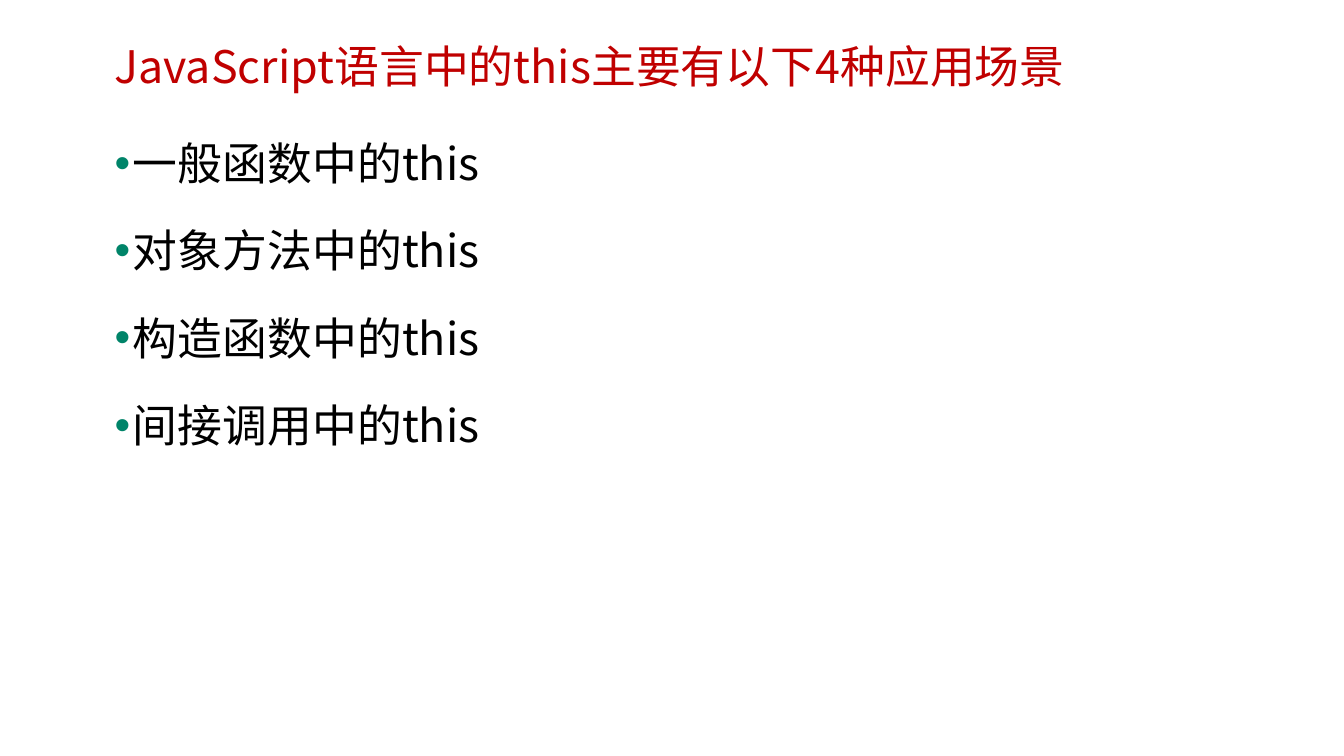
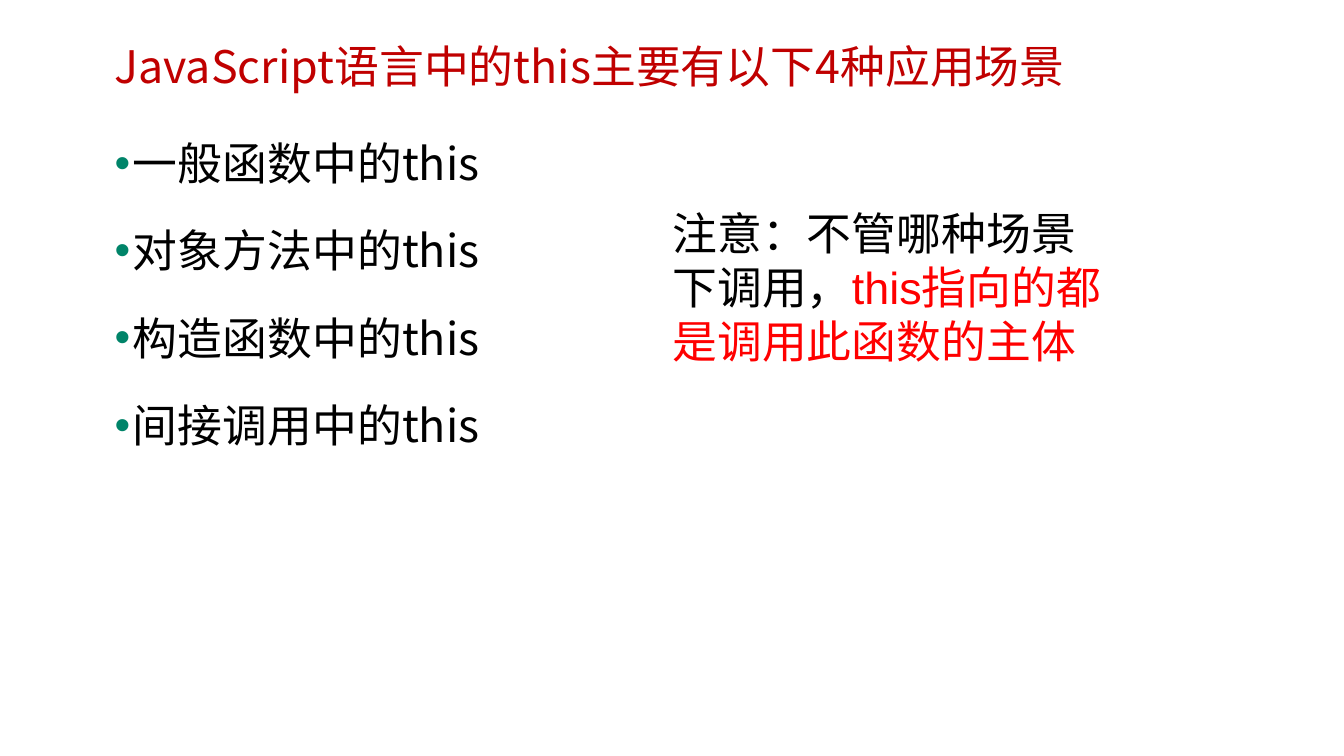
Before and after one commit to edu2act/course-javascript-advanced, a slide deck: slide 5 of 课程PPT/16.JS中的this.pptx. Drawn at 1344x756 pixels with LibreOffice and Linux fonts; fonts in the diff are those of the drawing; background and template pictures are left out. Boxes give left, top, right and bottom in pixels: in the first picture for what was removed or moved away, otherwise in the second. Text is boxed around its words. In the diff, an @@ line names an element or a change of style, - is before the commit and + after.

```diff
--- a/课程PPT/16.JS中的this.pptx
+++ b/课程PPT/16.JS中的this.pptx
@@ text added at (x1=673, y1=212, x2=1101, y2=309), 32 pt, text #FF0000 @@
+注意：不管哪种场景下调用，this指向的都是调用此函数的主体
```
Also in this commit, not shown: 4 other slides changed, 2 slides added, 2 slides removed, 4 other files.
